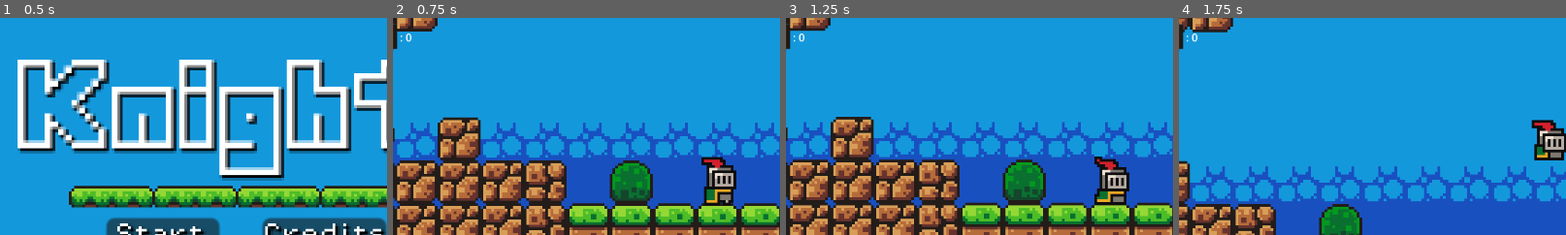
Above: before the commit, frames 1-4 (left to right).
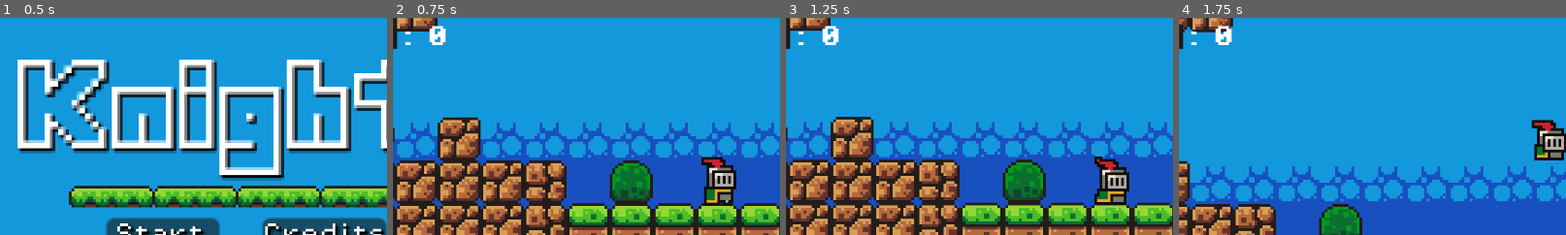
Above: after the commit, the same moments.

Repository: CrimsonCloak/KnightGuy
Game: Godot game, scene res://Scenes/menu.tscn
Two runs of this game, one before a commit and one after it. Both use one fixed random seed, a clock stepped at 60 frames per second and the inputs below.
Inputs:
- Up to frame 1 (0.5 s): no input
- Up to frame 2 (0.75 s): click "Start" at 0.5 s
- Up to frame 3 (1.25 s): no input
- Up to frame 4 (1.75 s): hold D (Move_right) from 1.28 s (still down); hold Shift (Sprint) from 1.28 s (still down); tap Up (Jump) at 1.52 s
The pictures show only the part of the screen within x 8-58%, y 6-56%; the shares and areas given below are measured in that part.

Frame 1 is identical in both runs. In frame 2, 0.4% of the frame differs, in the area x 2-14%, y 3-13%; in frame 3, 0.4%; in frame 4, 0.4%.

Commit message:
Add font and change font size coin counter

Diff:
--- a/Scenes/coin_counter.tscn
+++ b/Scenes/coin_counter.tscn
@@ -1,7 +1,8 @@
-[gd_scene load_steps=3 format=3 uid="uid://tajq3b7vkk83"]
+[gd_scene load_steps=4 format=3 uid="uid://tajq3b7vkk83"]
 
 [ext_resource type="Script" path="res://Scenes/CoinLayer.gd" id="1_waht3"]
 [ext_resource type="Texture2D" uid="uid://cgr43u7qmeenp" path="res://Assets/images/Coin_image.png" id="2_2ne11"]
+[ext_resource type="FontFile" uid="uid://daox0tyfta2al" path="res://Assets/fonts/PixelOperator8-Bold.ttf" id="3_44dsq"]
 
 [node name="CoinCounter" type="Node2D"]
 
@@ -21,4 +22,6 @@
 
 [node name="CoinLabel" type="Label" parent="UICanvasLayer/CoinCounterContainer"]
 layout_mode = 2
+theme_override_fonts/font = ExtResource("3_44dsq")
+theme_override_font_sizes/font_size = 32
 text = ": 0"
